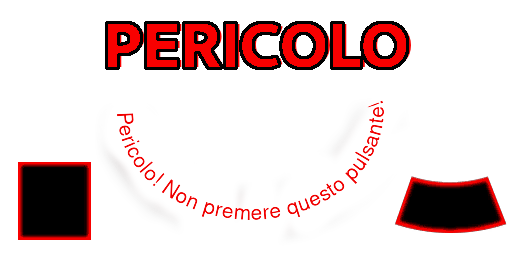
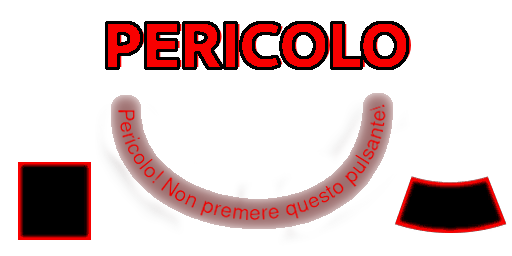
Before/after of a 512px x 256px layered artwork. What changed in the layer stack:
painted on "Periocolo! Non ..." over <box>117,100,386,221</box>
added layer "Sfondo" (59%) above "Periocolo! Non (sfondo)" over <box>111,93,393,229</box>
hid "Periocolo! Non (sfondo)" over <box>117,100,384,220</box>
